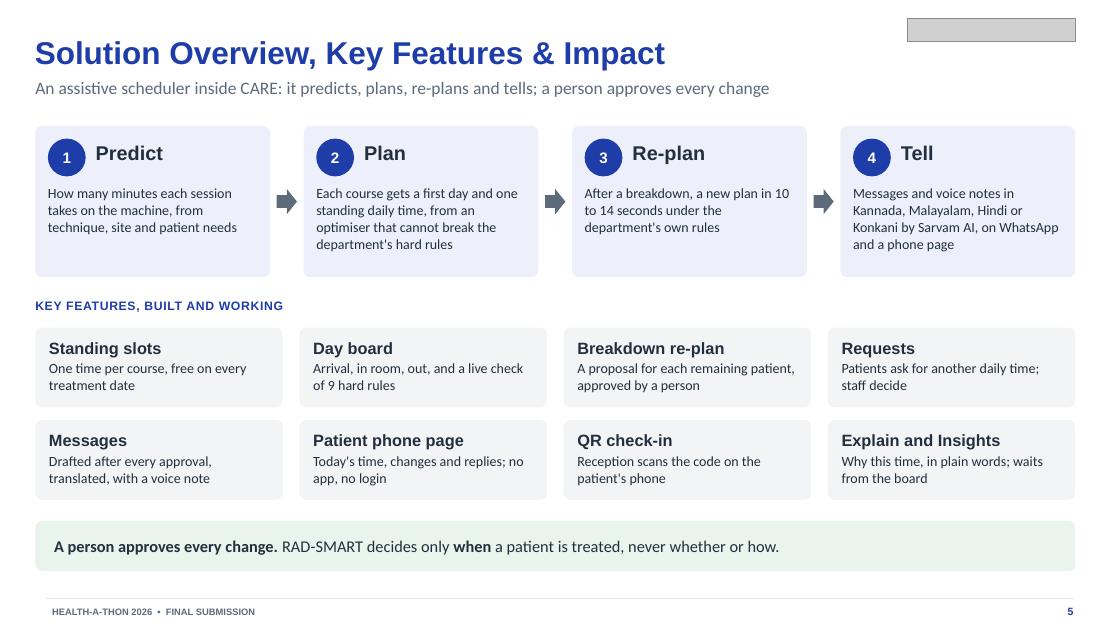
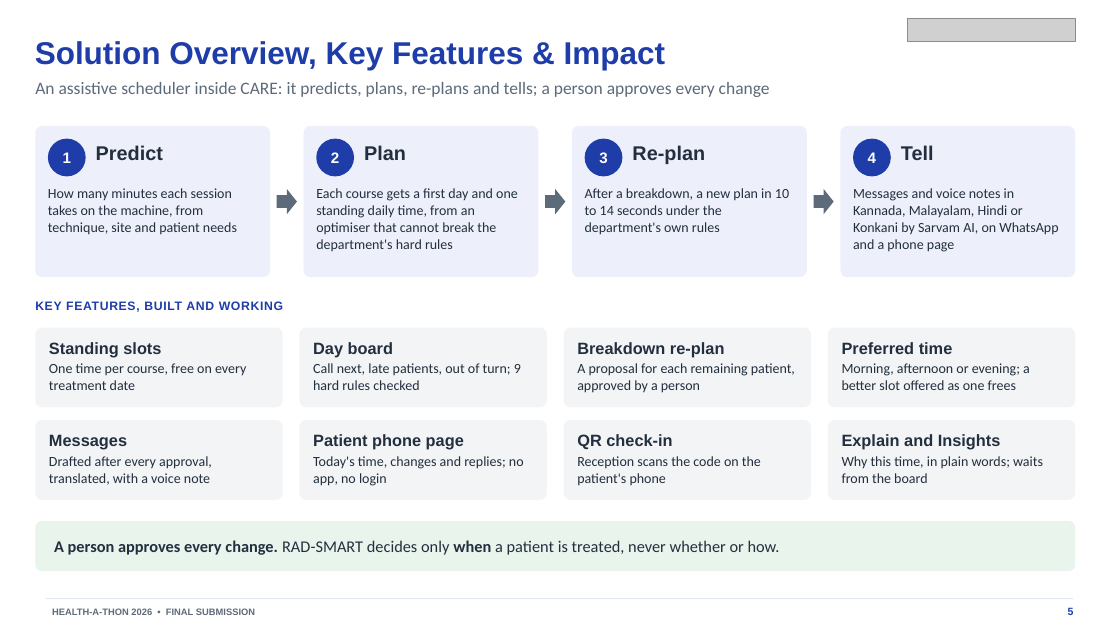
Before and after one commit to psraghothamrao8/RAD-SMART, a slide deck: slide 5 of docs/RAD-SMART_Phase2_Submission.pptx. Drawn at 1120x630 pixels with LibreOffice and Linux fonts; fonts in the diff are those of the drawing; grey boxes stand for pictures. Boxes give left, top, right and bottom in pixels: in the first picture for what was removed or moved away, otherwise in the second. Text is boxed around its words. In the diff, an @@ line names an element or a change of style, - is before the commit and + after.

```diff
--- a/docs/RAD-SMART_Phase2_Submission.pptx
+++ b/docs/RAD-SMART_Phase2_Submission.pptx
@@ text in rounded rectangle at (842, 342, 1030, 390): text changed @@
-Requests
-Patients ask for another daily time; staff decide
+Preferred time
+Morning, afternoon or evening; a better slot offered as one frees
@@ text in rounded rectangle at (313, 363, 521, 390): text changed @@
-Arrival, in room, out, and a live check of 9 hard rules
+Call next, late patients, out of turn; 9 hard rules checked
```
Also in this commit, not shown: 3 other slides changed, 43 other files.
